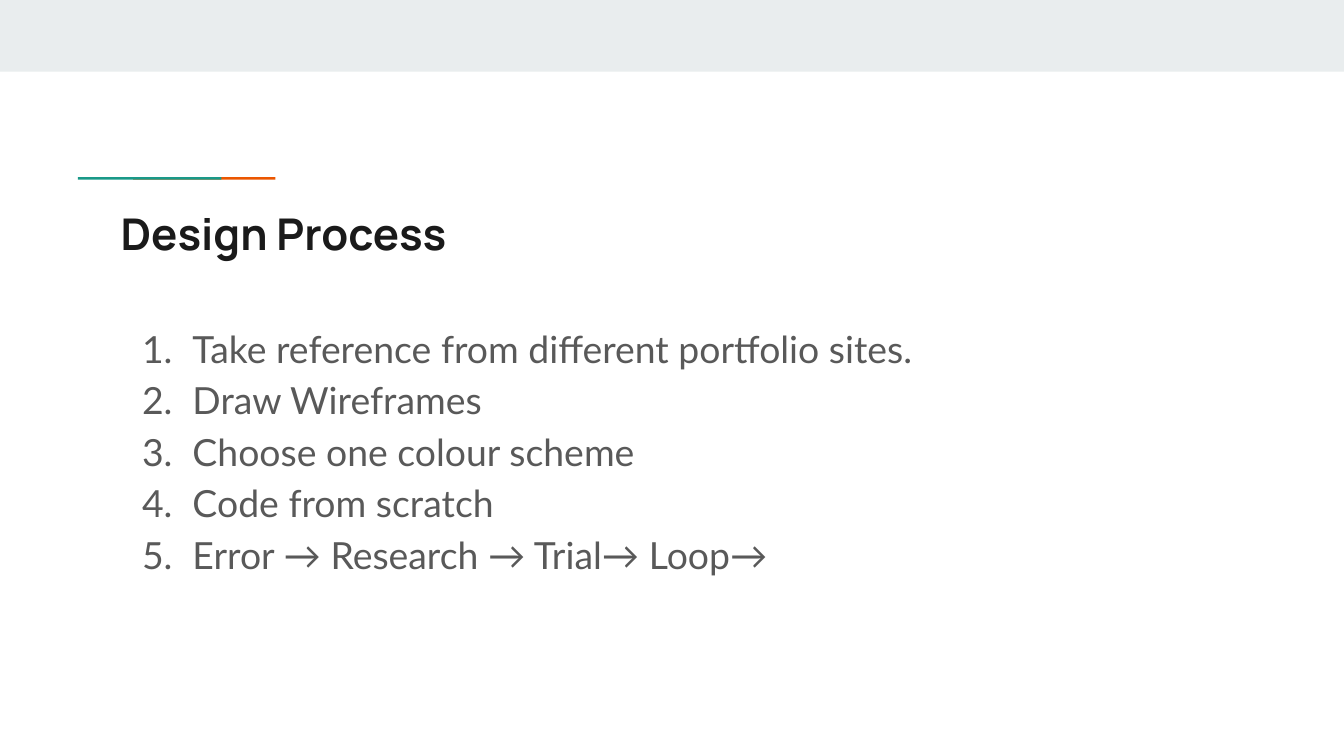
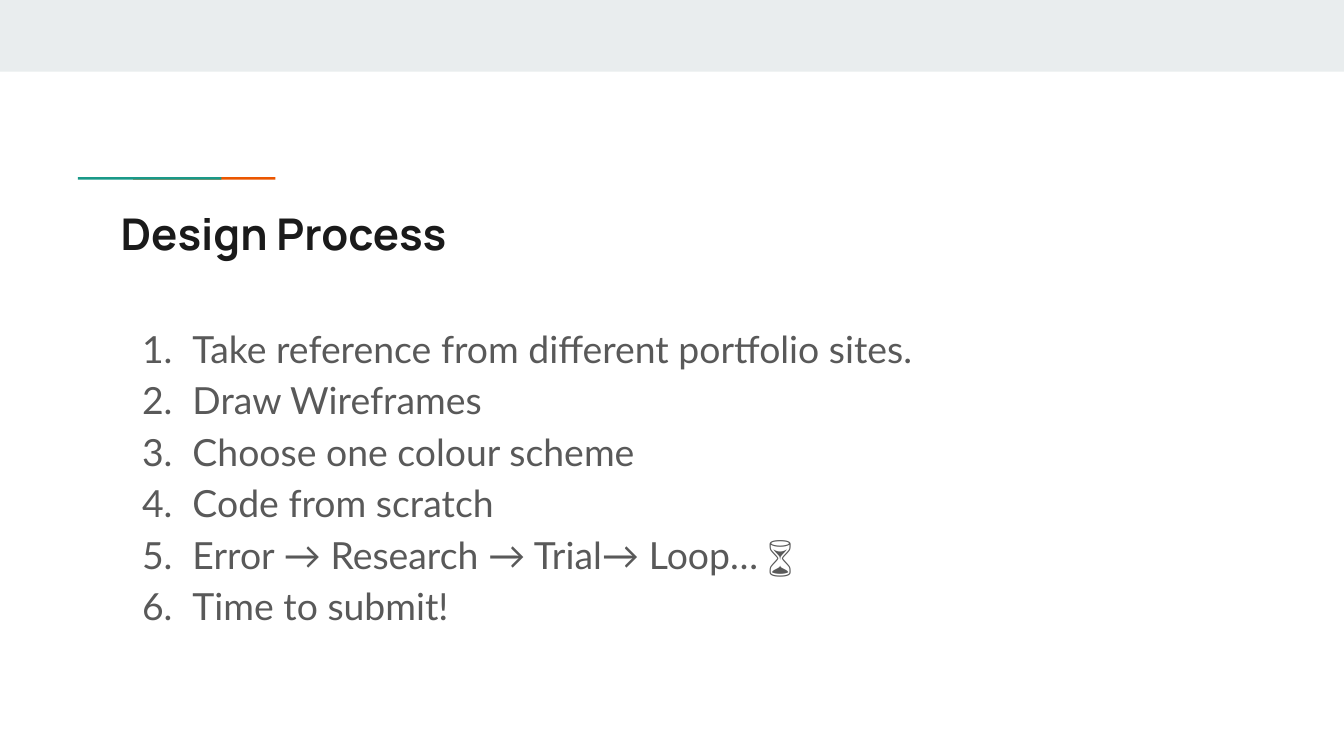
Before and after one commit to Jazz0006/Jazz0006.github.io, a slide deck: slide 3 of ppt/Slide.pptx. Drawn at 1344x756 pixels with LibreOffice and Linux fonts; fonts in the diff are those of the drawing. Boxes give left, top, right and bottom in pixels: in the first picture for what was removed or moved away, otherwise in the second. Text is boxed around its words. In the diff, an @@ line names an element or a change of style, - is before the commit and + after.

```diff
--- a/ppt/Slide.pptx
+++ b/ppt/Slide.pptx
@@ text at (192, 541, 758, 621): text changed @@
-5. Error → Research → Trial→ Loop→
+5. Error → Research → Trial→ Loop… ⌛
+6. Time to submit!
```
Also in this commit, not shown: 5 other slides changed, 1 slide added, 1 slide removed, 12 other files.
